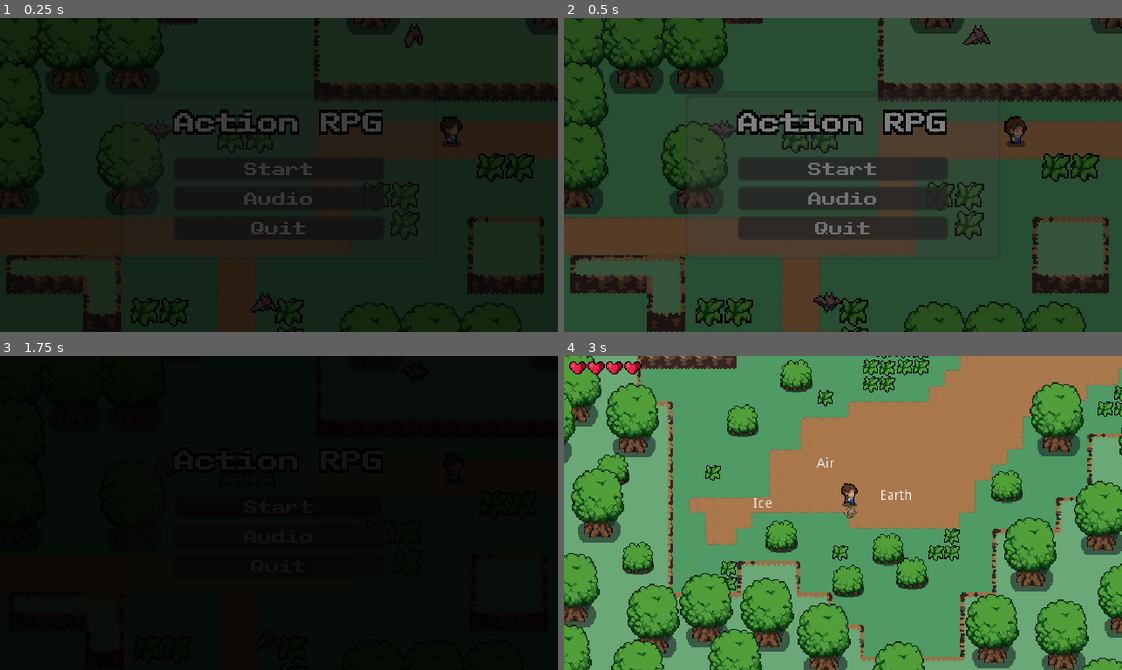
Above: before the commit, frames 1-4 (two rows, left to right).
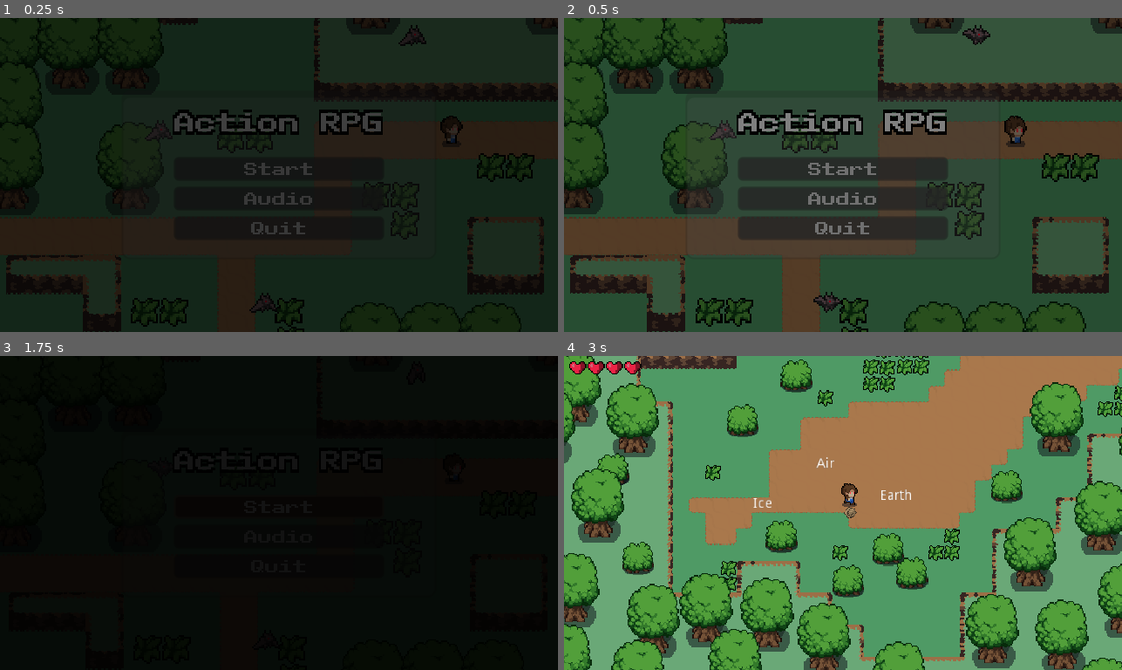
Above: after the commit, the same moments.

Repository: Zapzoop/pixelatedjam
Game: Godot game, scene res://UI/main_menu/MainMenu.tscn
Same seed, same stepped clock (60 frames per second), same inputs: the game is played once before the commit and once after it. This scene is started directly instead of the project's main scene.
Inputs (mouse positions are in pixels of both pictures, inside the frame that each line leads up to):
- Up to frame 1 (0.25 s): no input
- Up to frame 2 (0.5 s): no input
- Up to frame 3 (1.75 s): click "Start" at 0.5 s; click "Start" at 1.25 s
- Up to frame 4 (3 s): click "Audio" at 2 s; tap Enter at 2.75 s; move the mouse to (965, 497) at 2.77 s; hold Right (ui_right) from 2.78 s (still down); hold E (action) from 2.78 s (still down)

The runs differ from the first frame. In frame 1, less than 0.1% of the frame differs, in the area x 71-82%, y 1-32%; in frame 2, 0.2%, in the area x 25-83%, y 3-39%; in frame 3, less than 0.1%; in frame 4, nothing differs.

Commit message:
fixed sliders

Diff:
--- a/UI/main_menu/MainMenu.tscn
+++ b/UI/main_menu/MainMenu.tscn
@@ -656,6 +656,7 @@
 scale = Vector2( 1.25, 1.25 )
 frames = SubResource( 53 )
 animation = "idle"
+frame = 7
 playing = true
 
 [node name="Bat" type="AnimatedSprite" parent="."]
@@ -669,6 +670,7 @@
 position = Vector2( -97, -33 )
 scale = Vector2( 1.45, 1.4 )
 frames = SubResource( 64 )
+frame = 1
 speed_scale = 1.1
 playing = true
 
@@ -676,7 +678,7 @@
 position = Vector2( 114, -112 )
 scale = Vector2( 1.45, 1.4 )
 frames = SubResource( 64 )
-frame = 2
+frame = 1
 speed_scale = 0.9
 playing = true
 
@@ -741,29 +743,35 @@
 rect_min_size = Vector2( 0, 13 )
 text = "Quit"
 
-[node name="AudioBoxContainer" type="CenterContainer" parent="MainMenuUI/RootUI/Panel"]
+[node name="AudioBoxContainer" type="MarginContainer" parent="MainMenuUI/RootUI/Panel"]
 visible = false
-anchor_right = 1.0
+anchor_left = 0.5
+anchor_top = 1.0
+anchor_right = 0.5
 anchor_bottom = 1.0
+margin_left = -90.0
+margin_top = -64.0
+margin_right = 90.0
 
 [node name="VBoxContainer" type="VBoxContainer" parent="MainMenuUI/RootUI/Panel/AudioBoxContainer"]
-margin_left = 44.0
-margin_top = 16.0
-margin_right = 136.0
-margin_bottom = 80.0
+margin_right = 180.0
+margin_bottom = 64.0
 custom_constants/separation = 15
 
 [node name="AudioSetting" parent="MainMenuUI/RootUI/Panel/AudioBoxContainer/VBoxContainer" instance=ExtResource( 14 )]
 anchor_right = 0.0
 anchor_bottom = 0.0
-margin_right = 92.0
+margin_right = 180.0
 margin_bottom = 36.0
 
 [node name="Back" type="Button" parent="MainMenuUI/RootUI/Panel/AudioBoxContainer/VBoxContainer"]
+margin_left = 73.0
 margin_top = 51.0
-margin_right = 92.0
+margin_right = 107.0
 margin_bottom = 64.0
 rect_min_size = Vector2( 0, 13 )
+size_flags_horizontal = 4
+size_flags_vertical = 4
 text = "Back"
 
 [node name="Fader" parent="MainMenuUI" instance=ExtResource( 11 )]
